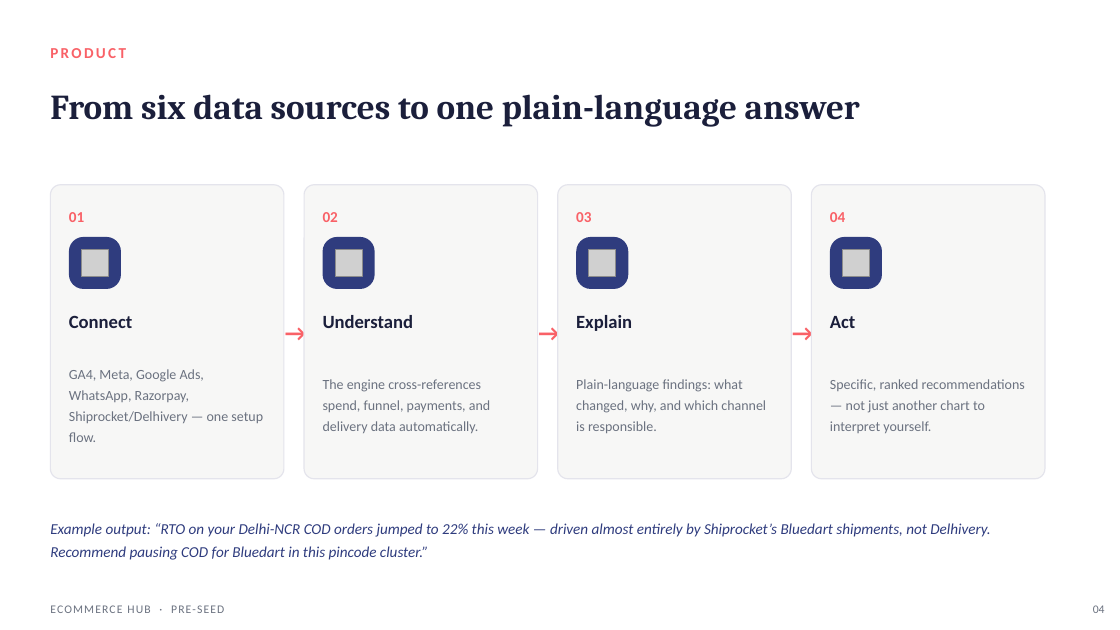
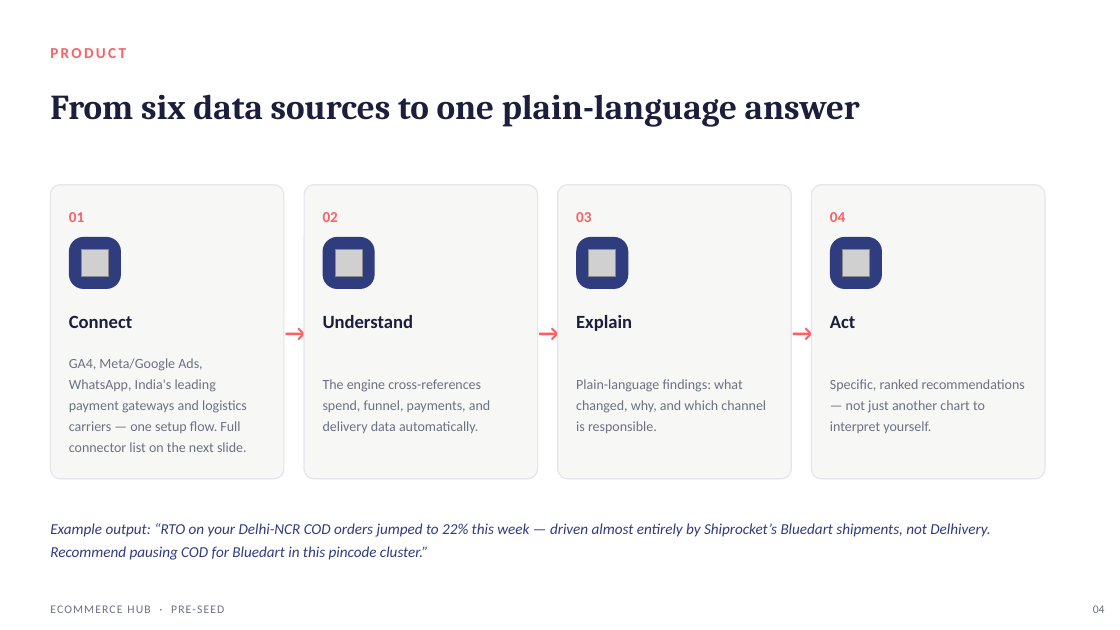
Before and after one commit to rupaparapriyam/priyam-ka-patora, a slide deck: slide 4 of A priyam ka patora/Startup Ideas/03 - Ecommerce Hub/Ecommerce_Hub_PreSeed_Deck.pptx. Drawn at 1120x630 pixels with LibreOffice and Linux fonts; fonts in the diff are those of the drawing; grey boxes stand for pictures. Boxes give left, top, right and bottom in pixels: in the first picture for what was removed or moved away, otherwise in the second. Text is boxed around its words. In the diff, an @@ line names an element or a change of style, - is before the commit and + after.

Commit message:
Broaden connector list beyond Razorpay/Shiprocket across deck and report

```diff
--- a/A priyam ka patora/Startup Ideas/03 - Ecommerce Hub/Ecommerce_Hub_PreSeed_Deck.pptx
+++ b/A priyam ka patora/Startup Ideas/03 - Ecommerce Hub/Ecommerce_Hub_PreSeed_Deck.pptx
@@ text at [69,358,247,452]: text changed @@
-GA4, Meta, Google Ads, WhatsApp, Razorpay, Shiprocket/Delhivery — one setup flow.
+GA4, Meta/Google Ads, WhatsApp, India's leading payment gateways and logistics carriers — one setup flow. Full connector list on the next slide.
```
Also in this commit, not shown: 15 other slides changed, 1 slide added, 2 other files.
